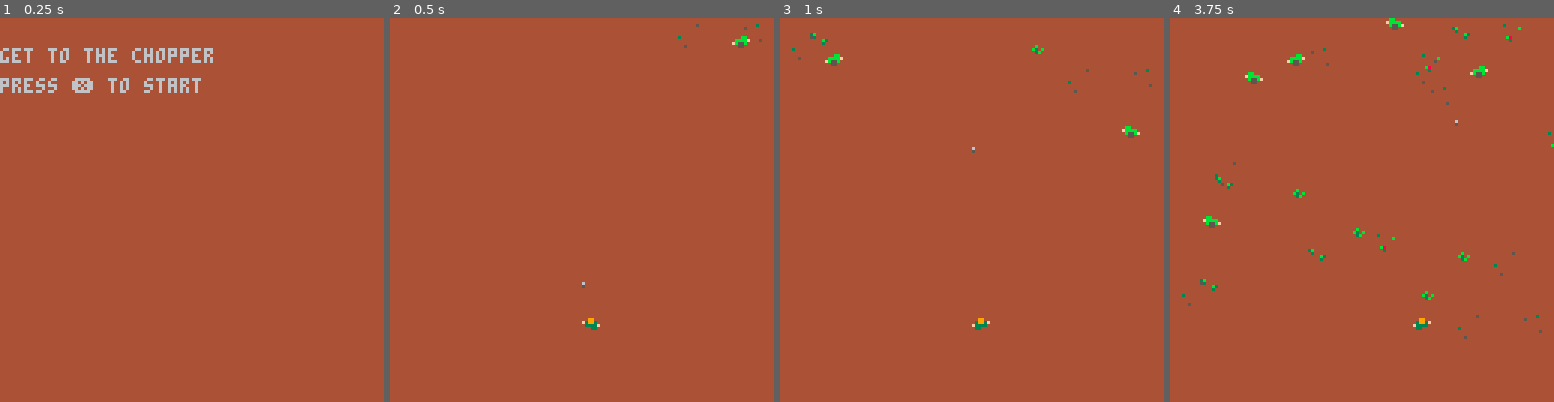
Above: before the commit, frames 1-4 (left to right).
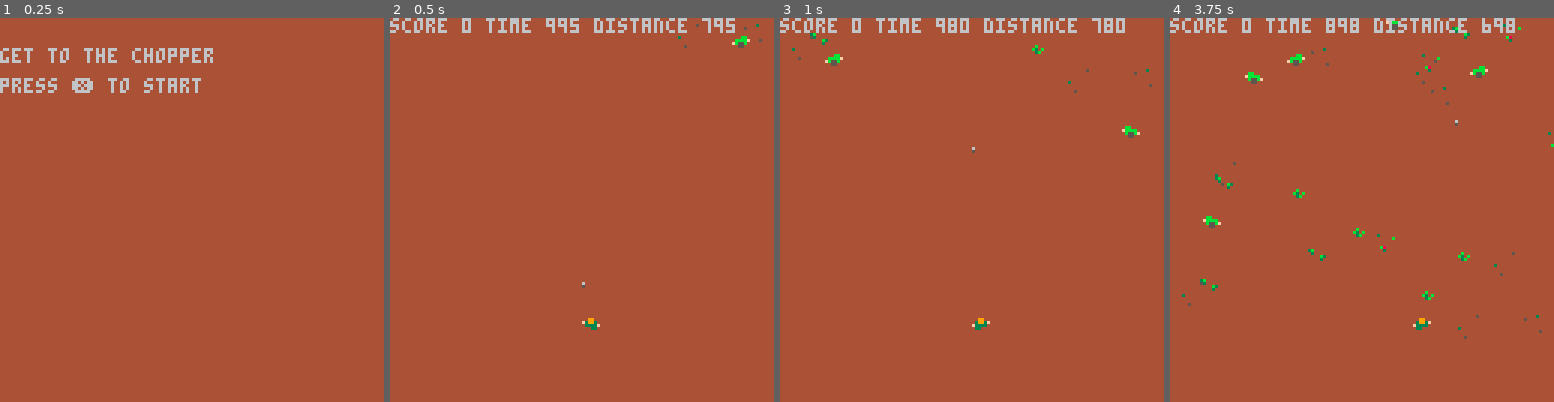
Above: after the commit, the same moments.

Repository: pond823/GetToTheChopper
Game: PICO-8 cartridge gettothechopper.p8
The game is run twice, just before and just after one commit, with the same random seed, the same clock (stepped at 60 frames per second) and the same inputs.
Inputs:
- Up to frame 1 (0.25 s): no input
- Up to frame 2 (0.5 s): tap X (X key) at 0.33 s
- Up to frame 3 (1 s): no input
- Up to frame 4 (3.75 s): tap X (X key) at 1.07, 1.85, 2.97 s; hold Right 1.6-2.1 s; hold Right 2.47-3.03 s; hold Left 3.08-3.58 s

Frame 1 is identical in both runs. In frame 2, 1.4% of the frame differs, in the area x 0-90%, y 0-4%; in frame 3, 1.5%; in frame 4, 1.5%.

Commit message:
Win and lose conditions & screens
It's a game! Sort off...

Diff:
--- a/gettothechopper.p8
+++ b/gettothechopper.p8
@@ -11,6 +11,9 @@
 game.timer = 1
 game.scroll = 1
 game.get_up_timer =0
+game.score = 0
+game.run_time = 1000
+game.distance = 800
 sprites = {}
 player = {}
 bullets = {}
@@ -34,6 +37,8 @@
 	cls(4)
   	if (game.state == 1) draw_start_screen()
     if (game.state == 2) draw_game_screen()
+    if (game.state == 3) draw_win_screen()
+    if (game.state == 4) draw_lose_screen()
 end
 
 --
@@ -44,6 +49,10 @@
 end
 
 function update_game_screen()
+  if (game.distance == 0) game.state = 3
+  if (game.run_time == 0) game.state = 4
+  game.distance -=game.scroll
+  game.run_time -=1
   foreach(bullets, update_bullet)
   foreach(terrain, scroll_terrain)
   foreach(bad_guys, scroll_bad_guy)
@@ -116,6 +125,7 @@
           del(bullet,bullets)
           del(sprites,bad_guy)
           del(sprites,bullets)
+          game.score +=10
         end
       end
     end
@@ -157,7 +167,20 @@
 end
 function draw_game_screen()
   foreach(sprites, sprite_draw)
-end
+  print("score "..game.score.." time "..game.run_time.." distance "..game.distance)
+
+end
+
+function draw_win_screen()
+  print("you got to the chopper")
+  print("with a score of "..game.score)
+end
+
+function draw_lose_screen()
+  print("booooom, you lose")
+  print("with a score of "..game.score)
+end
+
 
 --
 -- sprite code
